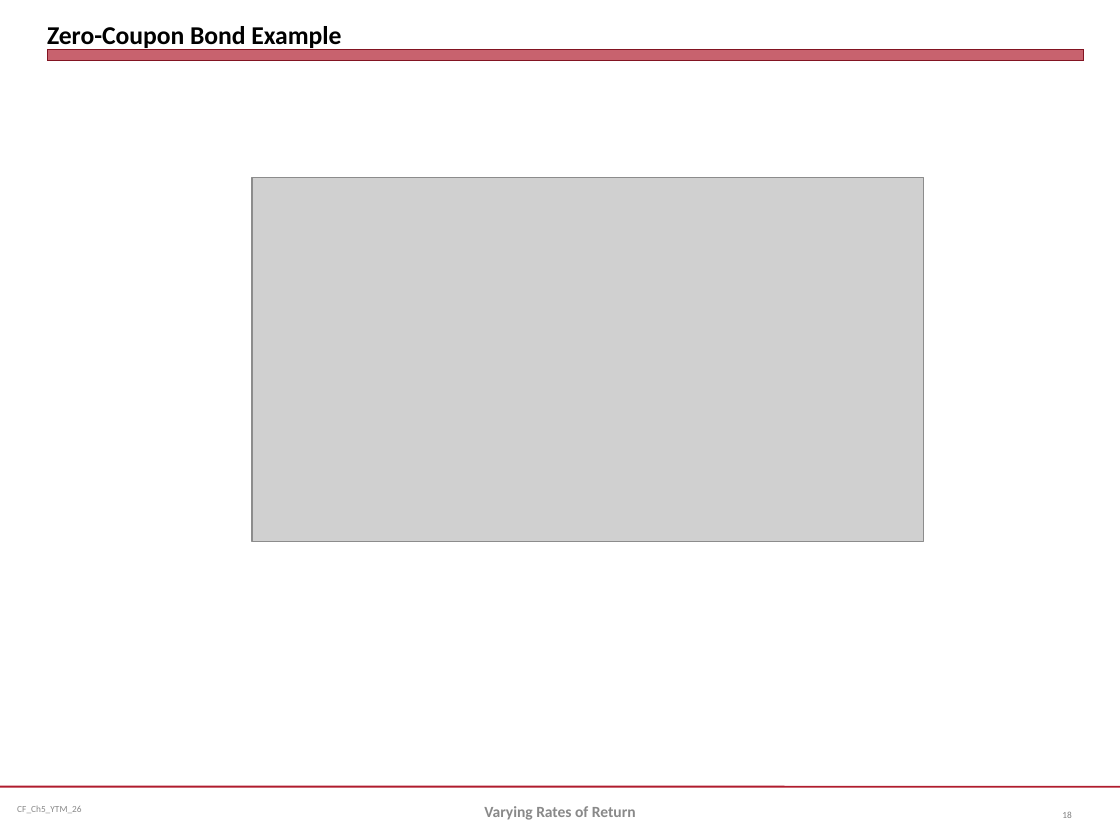
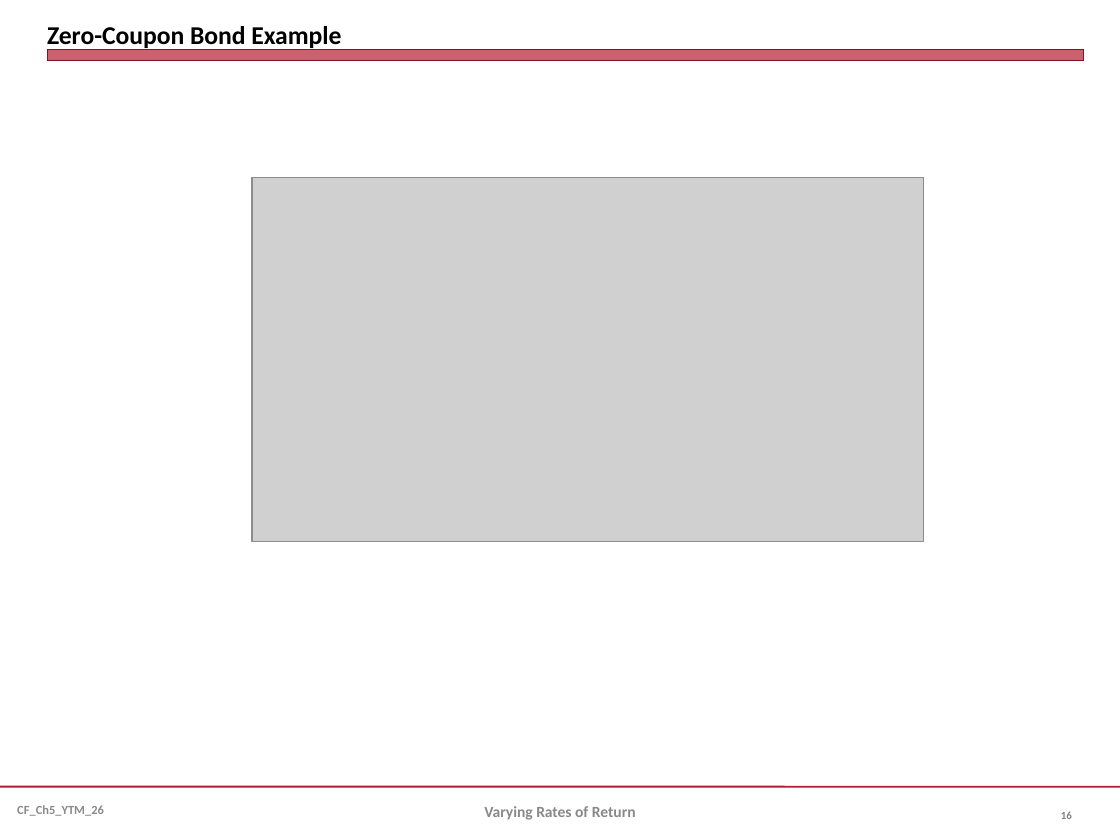
Before and after one commit to jmc877/Corporate-Finance, a slide deck: slide 16 of slides/CF_Ch5_YTM_26.pptx (slide 18 before the commit). Drawn at 1120x840 pixels with LibreOffice and Linux fonts; fonts in the diff are those of the drawing; grey boxes stand for pictures. Boxes give left, top, right and bottom in pixels: in the first picture for what was removed or moved away, otherwise in the second. Text is boxed around its words. In the diff, an @@ line names an element or a change of style, - is before the commit and + after.

```diff
--- a/slides/CF_Ch5_YTM_26.pptx
+++ b/slides/CF_Ch5_YTM_26.pptx
@@ text "CF_Ch5_YTM_26" at bbox=[17, 805, 104, 816]: size 6 to 8 pt, bold on @@
@@ page number at bbox=[1061, 811, 1072, 819]: text changed; size 6 to 7 pt; bold on @@
-18
+16
```
Also in this commit, not shown: 40 other slides changed, 2 slides added, 4 slides removed, 4 other files.
